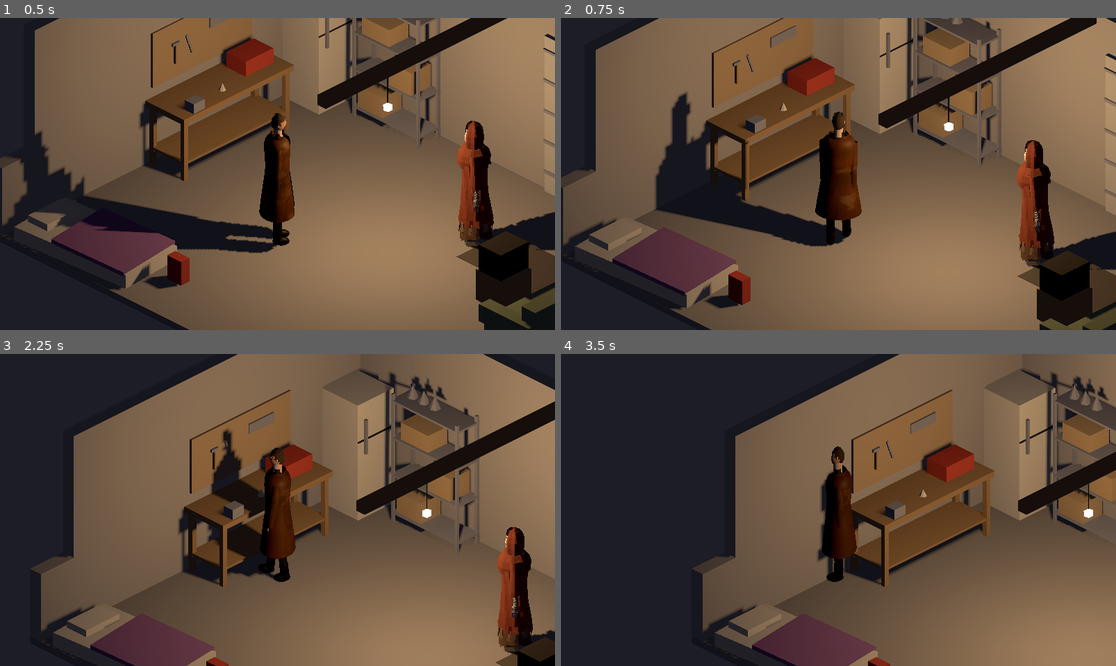
Above: before the commit, frames 1-4 (two rows, left to right).
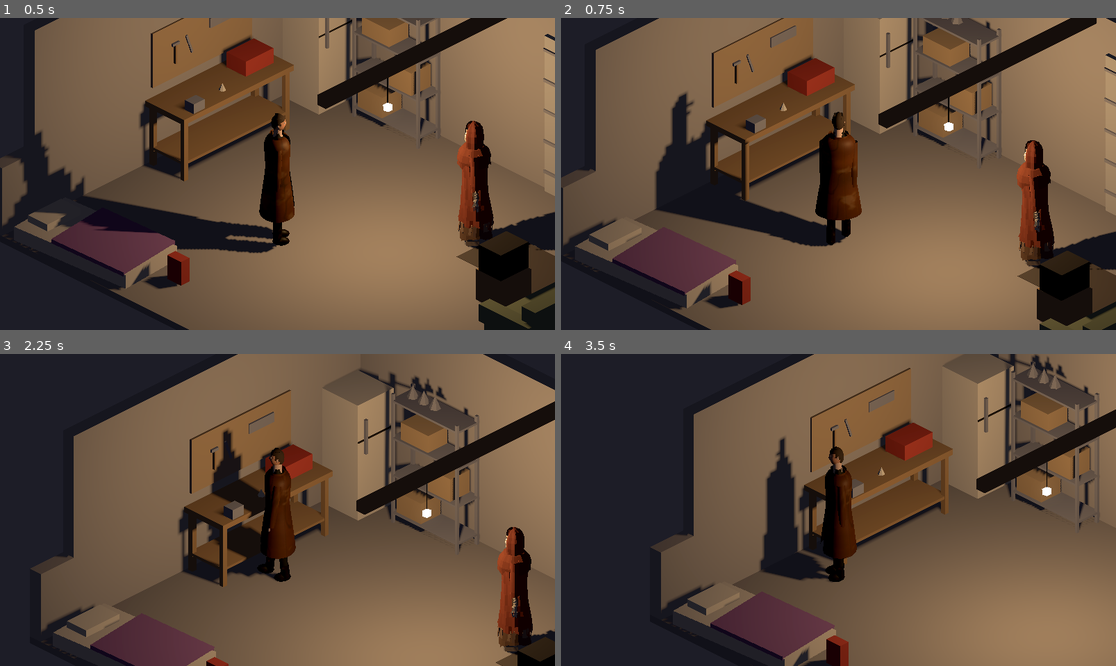
Above: after the commit, the same moments.

Repository: klhall1987/eldritch-tactics
Game: Godot game, scene res://scenes/main.tscn
Two runs of this game, one before a commit and one after it. Both use one fixed random seed, a clock stepped at 60 frames per second and the inputs below.
Inputs (mouse positions are in pixels of both pictures, inside the frame that each line leads up to):
- Up to frame 1 (0.5 s): no input
- Up to frame 2 (0.75 s): tap Enter at 0.5 s; move the mouse to (810, 236) at 0.52 s; hold W (move_up) from 0.53 s (still down); hold Shift from 0.53 s (still down); click (810, 236) at 0.67 s
- Up to frame 3 (2.25 s): release W (move_up) at 1.25 s; release Shift at 1.25 s; drag from (444, 556) to (249, 572) at 1.27 s; move the mouse to (111, 463) at 2.02 s; hold A (move_left) from 2.03 s (still down); tap Ctrl at 2.1 s
- Up to frame 4 (3.5 s): release A (move_left) at 2.75 s; drag from (866, 510) to (672, 463) at 2.77 s

Frame 1 is identical in both runs. In frame 2, 0.2% of the frame differs, in the area x 17-55%, y 26-74%; in frame 3, 0.2%; in frame 4, 33%, in the area x 16-100%, y 0-100%.

Commit message:
Collision first pass

Diff:
--- a/scenes/main.tscn
+++ b/scenes/main.tscn
@@ -7,6 +7,7 @@
 [ext_resource type="Script" path="res://scripts/follow_camera.gd" id="5_follow"]
 [ext_resource type="Script" path="res://scripts/flicker_light.gd" id="6_flicker"]
 [ext_resource type="Script" path="res://scripts/player.gd" id="7_player"]
+[ext_resource type="Script" path="res://scripts/room_collision.gd" id="8_room"]
 
 [sub_resource type="CapsuleShape3D" id="CapsuleShape3D_player"]
 radius = 0.25
@@ -27,6 +28,10 @@
 environment = SubResource("Environment_garage")
 
 [node name="Garage" parent="." instance=ExtResource("2_garage")]
+
+[node name="RoomCollision" type="StaticBody3D" parent="."]
+script = ExtResource("8_room")
+garage_path = NodePath("../Garage")
 
 [node name="Player" type="CharacterBody3D" parent="."]
 transform = Transform3D(-0.707107, 0, 0.707107, 0, 1, 0, -0.707107, 0, -0.707107, -1.2, 0, 0.6)
--- a/scripts/player.gd
+++ b/scripts/player.gd
@@ -6,7 +6,7 @@
 ## Walking speed in metres per second.
 @export var speed := 2.5
 ## How quickly he turns to face his direction of travel (higher is snappier).
-@export var turn_rate := 15.0
+@export var turn_rate := 25.0
 
 var _animation: AnimationPlayer
 
@@ -22,10 +22,16 @@
 	var direction := _screen_to_floor(input)
 	velocity = direction * speed
 	move_and_slide()
+	global_position.y = 0.0  # he walks on the floor; sliding off a box edge must not lift him
 
 	var moving := direction.length() > 0.01
 	if moving:
-		var target := atan2(direction.x, direction.z)  # the model faces its +Z (MODEL_FRONT)
+		# Face where he actually goes: along a wall he turns to the way he's sliding, not into it.
+		var travel := get_real_velocity()
+		travel.y = 0.0
+		# (Only a real slide counts: a twitch on hitting something head-on mustn't swing him round.)
+		var heading := travel if travel.length() > speed * 0.5 else direction
+		var target := atan2(heading.x, heading.z)  # the model faces its +Z (MODEL_FRONT)
 		rotation.y = lerp_angle(rotation.y, target, 1.0 - exp(-turn_rate * delta))
 	_play("walk" if moving else "idle")
 
--- /dev/null
+++ b/scripts/room_collision.gd
@@ -0,0 +1,84 @@
+extends StaticBody3D
+## The garage's collision, built when the scene starts: a box for each prop the detective must
+## walk around (sized from its meshes), the two back walls, and invisible barriers just past the
+## two open camera sides, so he stays on the floor. Nothing here is drawn.
+
+## The garage instance to build collision for.
+@export var garage_path: NodePath
+## Props that block the detective. Smaller clutter (boxes, the TV crate, the bulb) doesn't.
+@export var props: PackedStringArray = ["workbench", "couch", "shelves", "fridge", "mattress", "garage_door"]
+## How tall every box is. Taller than anyone, so even a low prop like the mattress is a wall to
+## the detective's capsule rather than a ledge he could slide up onto.
+@export var height := 3.0
+## How thick the invisible barriers past the open sides are.
+@export var barrier_thickness := 0.5
+## Gaps between boxes narrower than this (the detective's width) are filled in, so he meets a flat
+## face instead of wedging his capsule into a slot he can't fit through.
+@export var min_gap := 0.5
+
+
+func _ready() -> void:
+	var garage := get_node(garage_path) as Node3D
+	var areas: Array[AABB] = []
+	for prop in props:
+		areas.append(_bounds(garage.find_child(prop, true, false)))
+	for wall in ["wall_west", "wall_north"]:
+		areas.append(_bounds(garage.find_child(wall, true, false)))
+	# The open +X and +Z sides: barriers just outside the floor, running past both corners.
+	var floor_box := _bounds(garage.find_child("floor", true, false))
+	var t := barrier_thickness
+	areas.append(AABB(Vector3(floor_box.end.x, 0, floor_box.position.z - t), Vector3(t, 0, floor_box.size.z + 2 * t)))
+	areas.append(AABB(Vector3(floor_box.position.x - t, 0, floor_box.end.z), Vector3(floor_box.size.x + 2 * t, 0, t)))
+	for area in areas + _gap_fillers(areas):
+		_add_box(area)
+
+
+## Boxes that fill the narrow gaps (under `min_gap`) between neighbouring areas, seen from above.
+func _gap_fillers(areas: Array[AABB]) -> Array[AABB]:
+	var fillers: Array[AABB] = []
+	for i in areas.size():
+		for j in range(i + 1, areas.size()):
+			for axis in [Vector3.AXIS_X, Vector3.AXIS_Z]:
+				var across := Vector3.AXIS_Z if axis == Vector3.AXIS_X else Vector3.AXIS_X
+				var a := areas[i]
+				var b := areas[j]
+				# They must face each other: overlapping along `across`, apart along `axis`.
+				var lo := maxf(a.position[across], b.position[across])
+				var hi := minf(a.end[across], b.end[across])
+				if hi <= lo:
+					continue
+				var first := a if a.position[axis] < b.position[axis] else b
+				var second := b if first == a else a
+				var gap := second.position[axis] - first.end[axis]
+				if gap <= 0.0 or gap >= min_gap:
+					continue
+				var filler := AABB()
+				filler.position[axis] = first.end[axis]
+				filler.size[axis] = gap
+				filler.position[across] = lo
+				filler.size[across] = hi - lo
+				fillers.append(filler)
+	return fillers
+
+
+## Adds a full-height box covering `area` (only its x and z matter) to this body.
+func _add_box(area: AABB) -> void:
+	var box := BoxShape3D.new()
+	box.size = Vector3(area.size.x, height, area.size.z)
+	var shape := CollisionShape3D.new()
+	shape.shape = box
+	add_child(shape)
+	shape.global_position = Vector3(area.get_center().x, height / 2.0, area.get_center().z)
+
+
+## The world bounds of every mesh at or under `node`.
+func _bounds(node: Node) -> AABB:
+	var meshes := node.find_children("*", "MeshInstance3D", true, false)
+	if node is MeshInstance3D:
+		meshes.append(node)
+	var box := AABB()
+	for i in meshes.size():
+		var mi := meshes[i] as MeshInstance3D
+		var b: AABB = mi.global_transform * mi.get_aabb()
+		box = b if i == 0 else box.merge(b)
+	return box
Not shown: 1 places in scenes/main.tscn that only renumber resources
Not shown, added: scripts/room_collision.gd.uid
